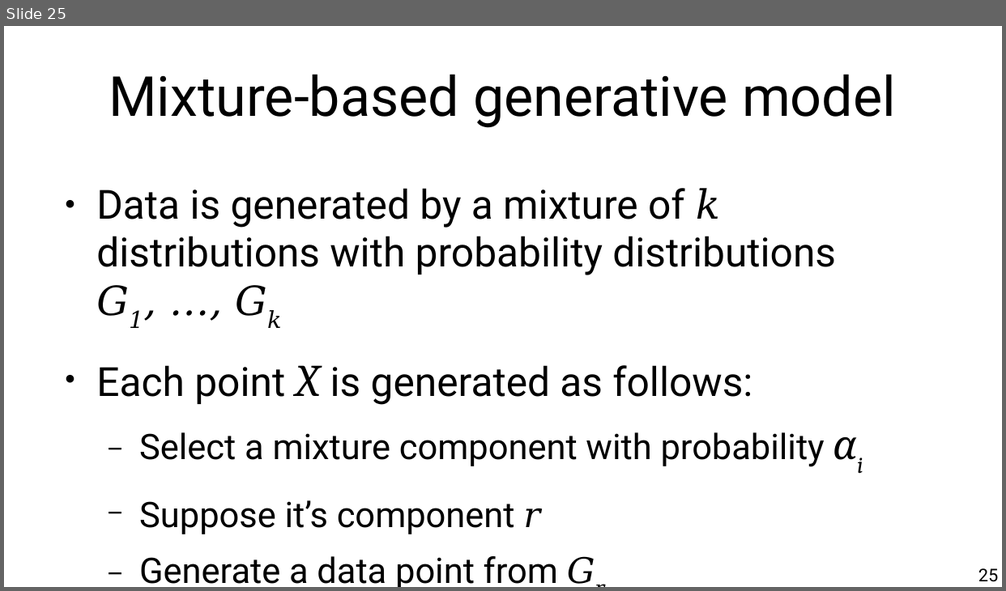
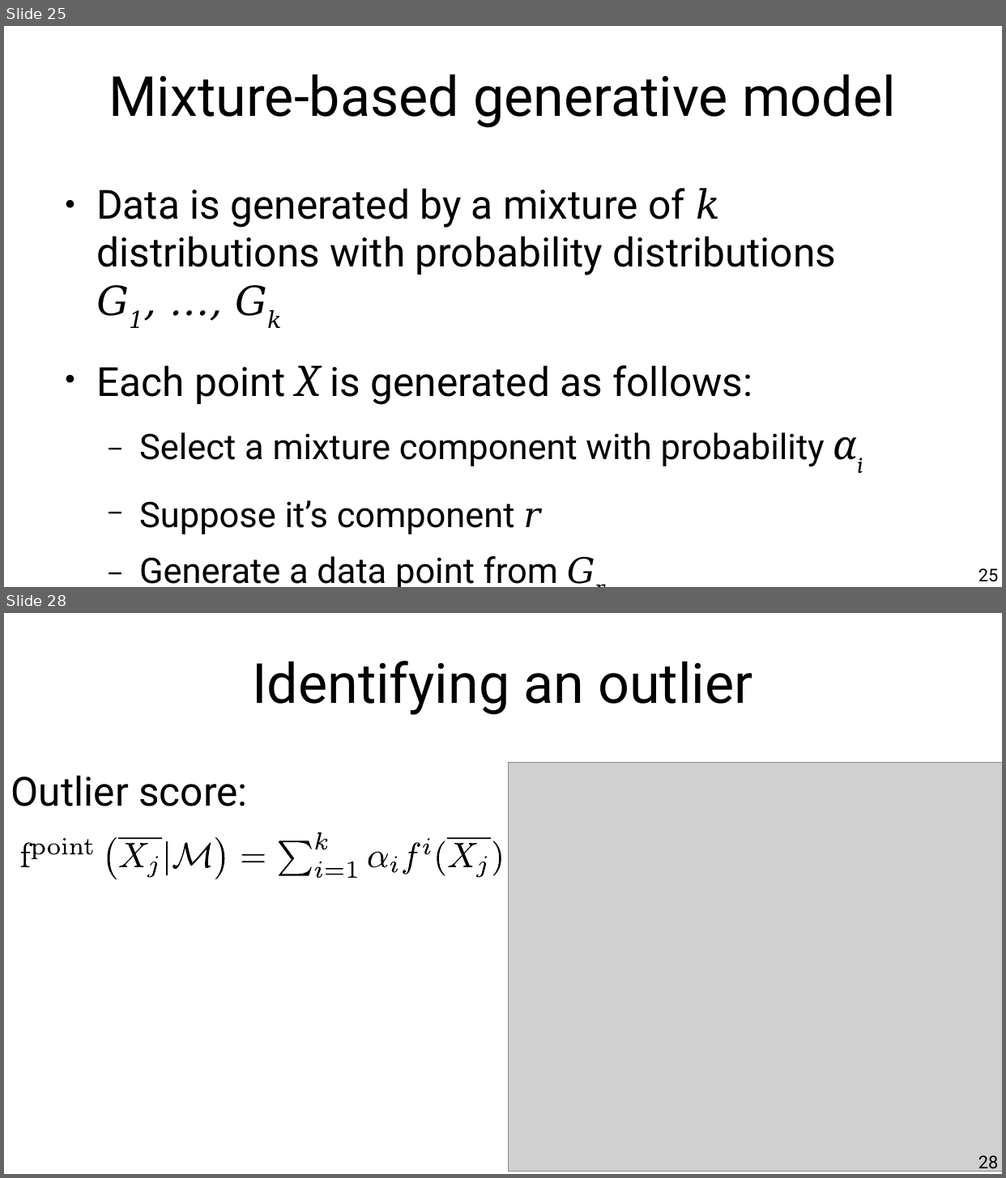
Before and after one commit to chatox/data-mining-course, a slide deck: theory/tt09_outlier_detection.odp. Shown one above the other, each under a label of ours: slide 25 before the commit, slides 25 and 28 after it; the slides between them are not shown. The pictures are 1006x591 and 1006x1178 pixels, drawn with LibreOffice and Linux fonts; fonts in the diff are those of the drawing; grey boxes stand for pictures. Boxes give left, top, right and bottom in pixels: in the first picture for what was removed or moved away, otherwise in the second. Text is boxed around its words. In the diff, an @@ line names an element or a change of style, - is before the commit and + after.

```diff
--- a/theory/tt09_outlier_detection.odp
+++ b/theory/tt09_outlier_detection.odp
@@ slide 28 added at (4, 613, 1002, 1174), background #FFFFFF @@
@@ title added at (252, 661, 752, 715), 44 pt, text #000000 @@
+Identifying an outlier
@@ text added at (11, 775, 248, 807), 32 pt, text #000000 @@
+Outlier score:
@@ picture added at (509, 764, 1002, 1173) @@
@@ group added at (19, 833, 505, 880): 29 freeform shapes @@
@@ page number added at (978, 1156, 998, 1174), 14 pt, text #000000 @@
+28
```
Also in this commit, not shown: 5 slides changed, 23 other slides added, 3 slides removed.
